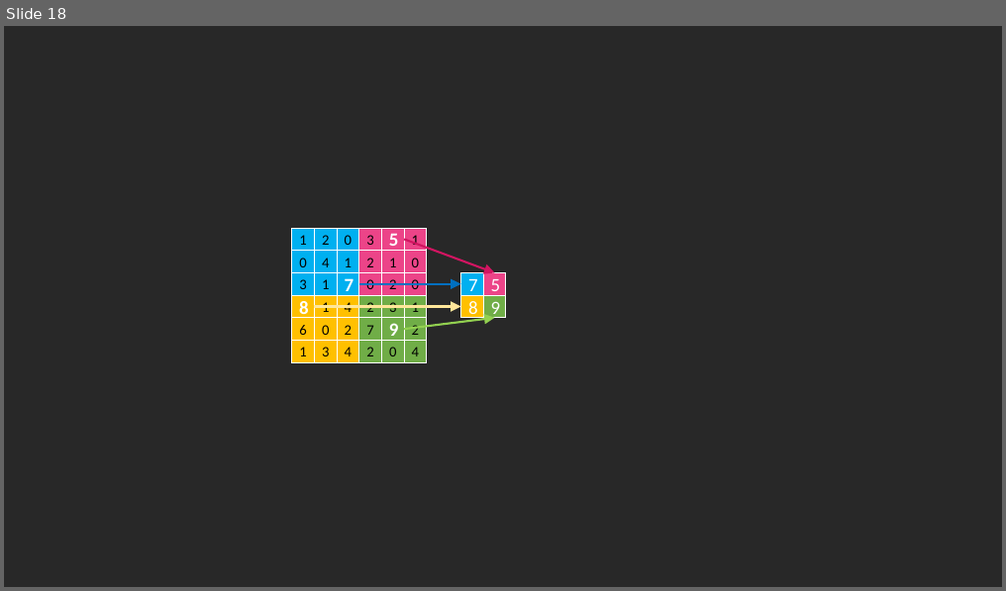
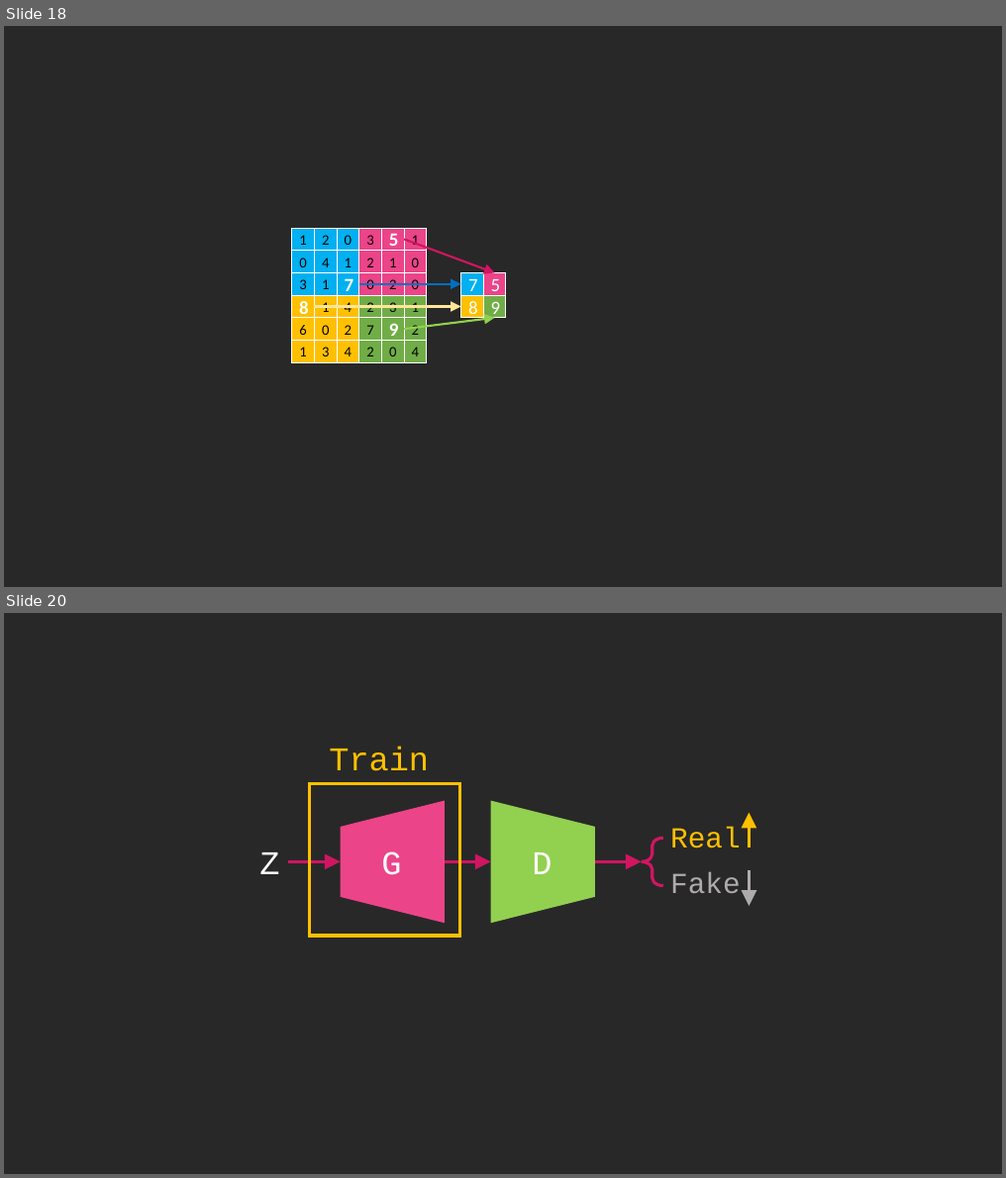
Before and after one commit to CSP-GD/deep-learning-summary, a slide deck: img/img.pptx. Shown one above the other, each under a label of ours: slide 18 before the commit, slides 18 and 20 after it; the slides between them are not shown. The pictures are 1006x591 and 1006x1178 pixels, drawn with LibreOffice and Linux fonts; fonts in the diff are those of the drawing. Boxes give left, top, right and bottom in pixels: in the first picture for what was removed or moved away, otherwise in the second. Text is boxed around its words. In the diff, an @@ line names an element or a change of style, - is before the commit and + after.

```diff
--- a/img/img.pptx
+++ b/img/img.pptx
@@ slide 20 added at (4,613,1002,1174), background #282828 @@
@@ group added at (259,747,748,936): 6 texts, 5 arrows, 2 trapezoids, 1 right brace, 1 rectangle @@
+G
+D
+Z
+Real
+Fake
+Train
```
Also in this commit, not shown: 5 other slides added, 14 other files.
